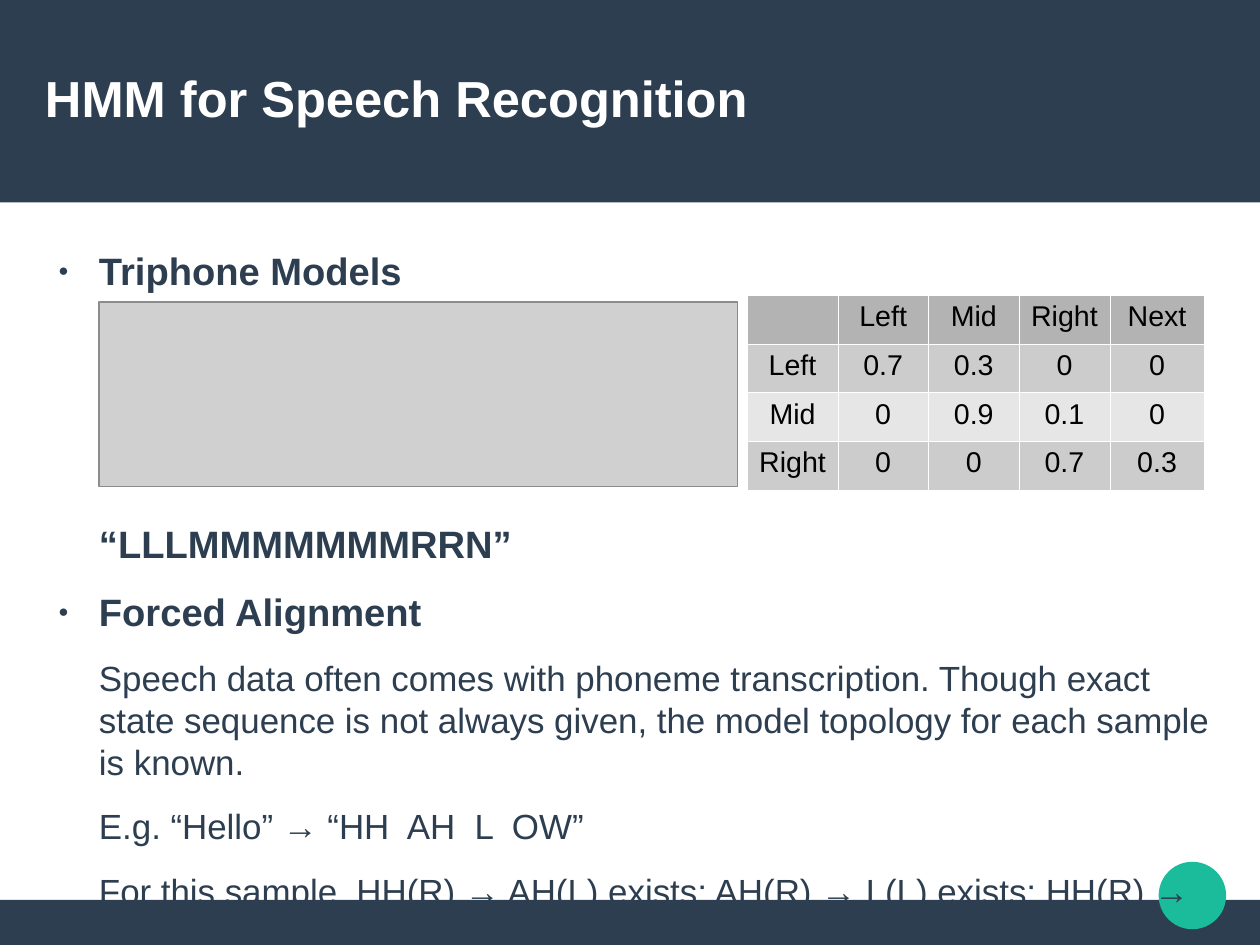
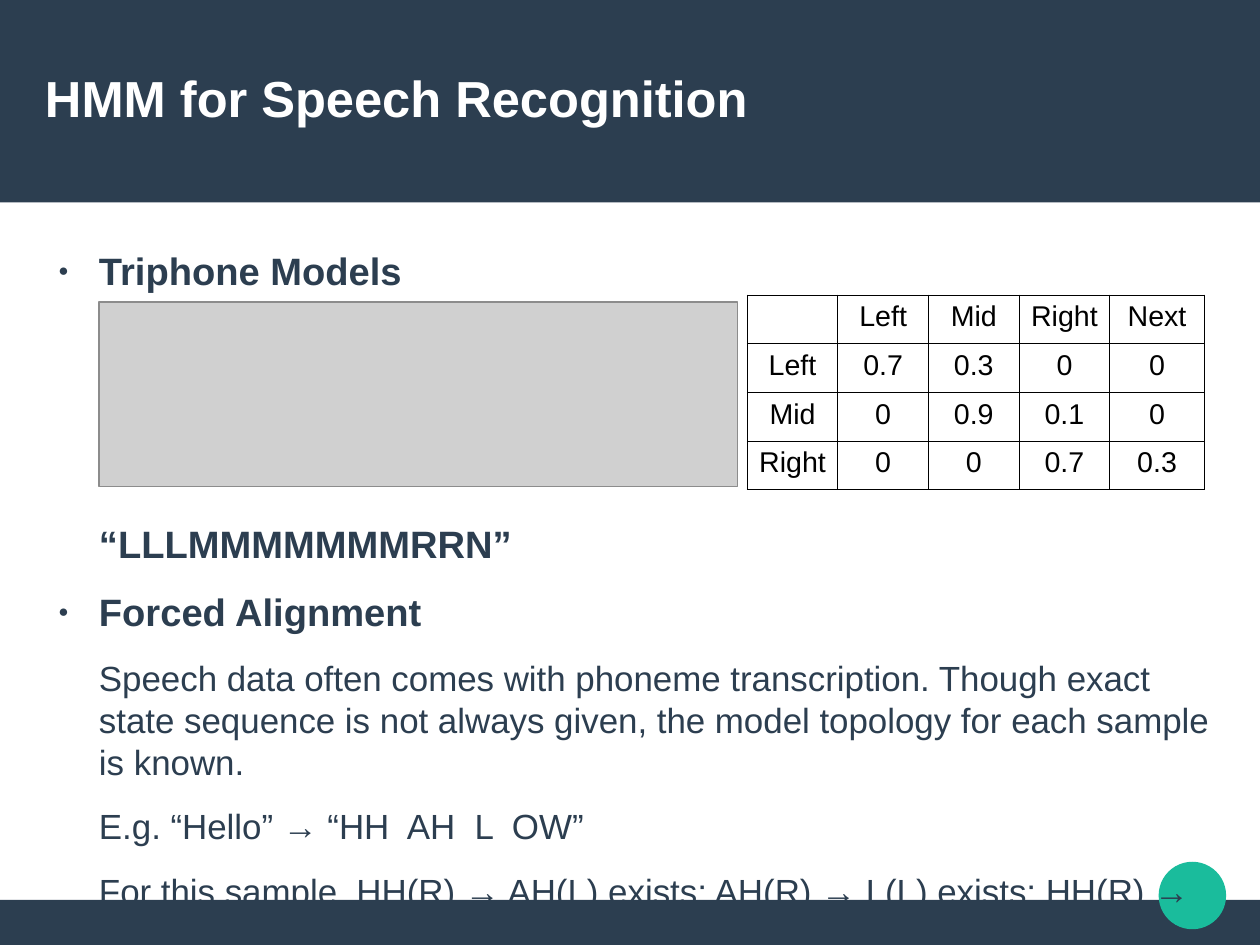
Before and after one commit to Sleepwalking/hmm-workshop, a slide deck: slide 14 of slides.odp (slide 13 before the commit). Drawn at 1260x945 pixels with LibreOffice and Linux fonts; fonts in the diff are those of the drawing; grey boxes stand for pictures. Boxes give left, top, right and bottom in pixels: in the first picture for what was removed or moved away, otherwise in the second. Text is boxed around its words. In the diff, an @@ line names an element or a change of style, - is before the commit and + after.

```diff
--- a/slides.odp
+++ b/slides.odp
@@ table at (748, 295, 1204, 489) @@
@@ fill #B3B3B3 to none in 4 cells @@
@@ fill #CCCCCC to none in 10 cells @@
@@ fill #E6E6E6 to none in row 3 @@
@@ borders changed @@
```
Also in this commit, not shown: 1 slide added, 1 other file.
